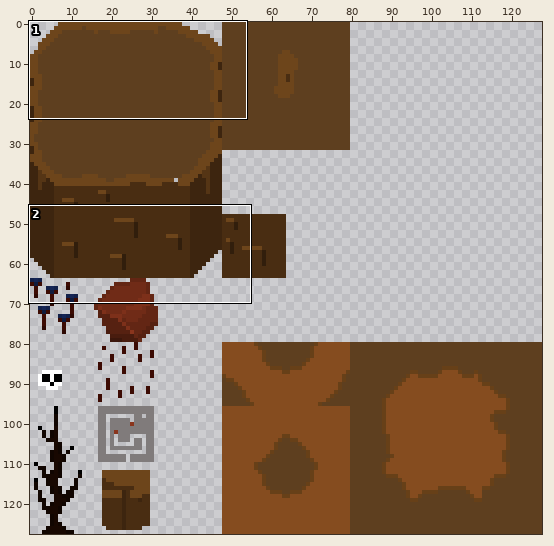
Sprite sheet, stored at Resources/Tilemaps/Berge.png. The first picture is a wide view before the edit; the outline marks the close-up.
Close-up. Before the edit:
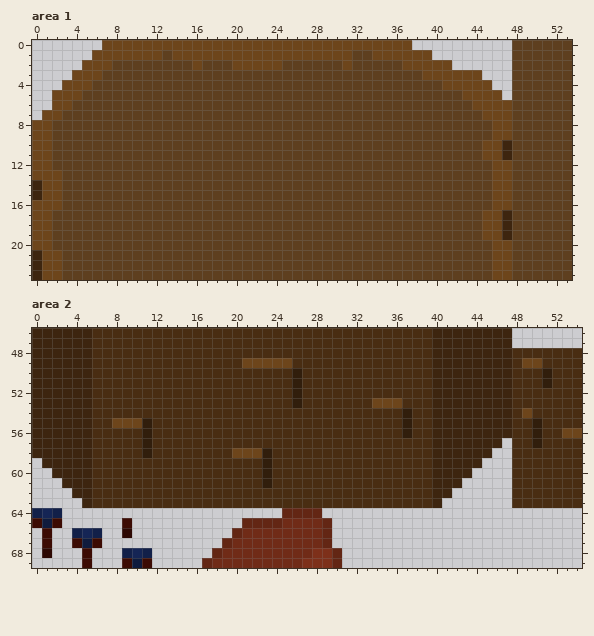
The file is 128x128 pixels. Colours within 5 levels of each other are drawn and written as one. Shown: area 1: x 0..53, y 0..23; area 2: x 0..54, y 46..69.
The same view after the edit:
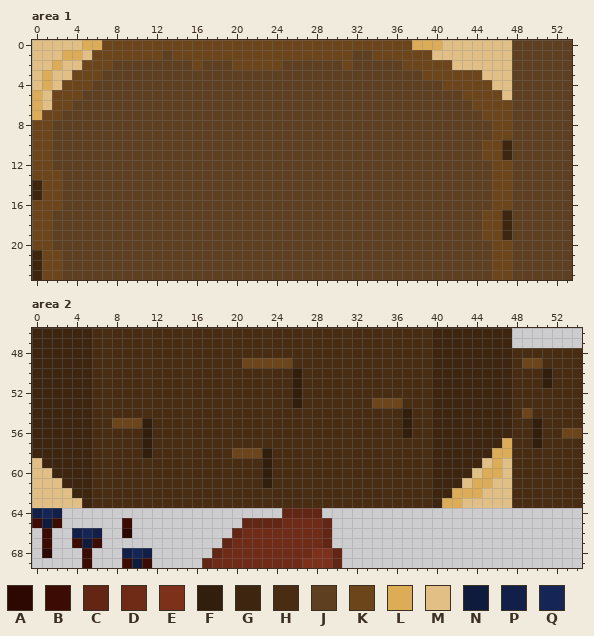
Palette (. is transparent): A #2d0802  B #3c0b03  C #632614  D #702b17  E #7d301a  F #311e0c  G #3d250f  H #492d12  J #5e3f1f  K #6d451b  L #dcac57  M #e2c085  N #0f1b3d  P #122049  Q #152555
What changed:
Area 1:
Colour L now appears in row 0 at x 5 to 6 and 38 to 40; in row 1 at x 3 to 4; in row 2 at x 2; in rows 3 to 4 at x 1; in rows 5 to 7 at x 0.
Colour M now appears in row 0 at x 0 to 4 and 41 to 47; in row 1 at x 0 to 2, 5 and 40 to 47; in row 2 at x 0 to 1, 3 to 4 and 42 to 47; in row 3 at x 0, 2 to 3 and 45 to 47; in row 4 at x 0, 2 and 46 to 47; in row 5 at x 1 and 47.
Colour M now appears in row 6 at x 1.
Area 2:
Colour L now appears in row 57 at x 47; in row 58 at x 46 to 47; in row 59 at x 46; in row 60 at x 45 to 46; in row 61 at x 44 to 45; in row 62 at x 42 to 44.
Colour L now appears in row 63 at x 41 to 42.
Colour M now appears in row 59 at x 0, 45 and 47; in row 60 at x 0 to 1, 44 and 47; in row 61 at x 0 to 2, 43 and 46 to 47; in row 62 at x 0 to 3 and 45 to 47; in row 63 at x 0 to 4 and 43 to 47.
